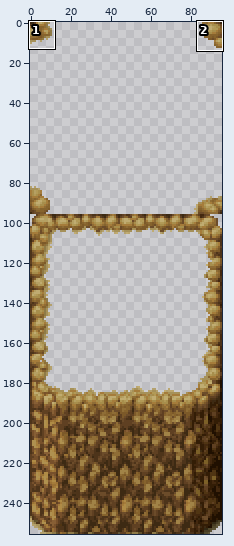
A sprite sheet gets an edit: Mohanjo daro/Assets/Art/Enviroment/Desert/Cliff.png. Above, an overview of the earlier version with the close-up marked.
Close-up. As it was:
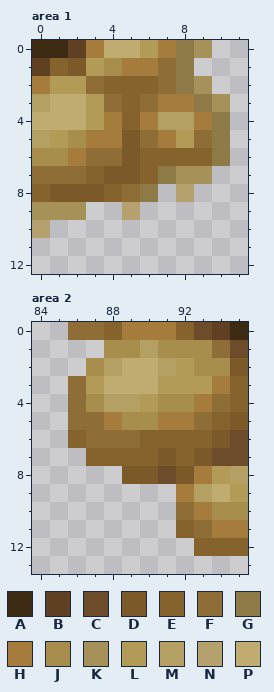
The file is 96x256 pixels. Colours within 5 levels of each other are drawn and written as one. Shown: area 1: x 0..11, y 0..12; area 2: x 84..95, y 0..13. The commit also changed other parts of the picture, which this record leaves out.
Palette (. is transparent): A #3d2a13  B #5f4022  C #6c4c2a  D #7c5929  E #86632d  F #8f6d36  G #8e7a47  H #a57c3b  J #a78e4c  K #a69159  L #b29a57  M #b5a063  N #b4a16d  P #c0ac71
Pixels before, area 1, first column x 0:
 0 AABHPPLHGK.
 1 BEDLJHHFG..
 2 HLLFEEEFGK.
 3 MPPLFEFHHGK
 4 PPPLHEHMMHG
 5 MLJHHDFHLFG
 6 JJHFFDEEEEG
 7 FFFEDDEGKK.
 8 EDDDEFG.N..
 9 KKK..N.....
10 N..........
Pixels before, area 2, first column x 86:
 0 FFEHHHECBA
 1 ..JJMJJJFC
 2 .JMPPMLJJD
 3 FLPPPLLLHE
 4 FJMMLJJHFE
 5 FFHJJHHFED
 6 EFFFEEEEDC
 7 .EEEEDEDCC
 8 ...DDCDHLM
 9 ......HMPL
10 ......FHJJ
11 ......EFHH
12 .......EEE
After the commit:
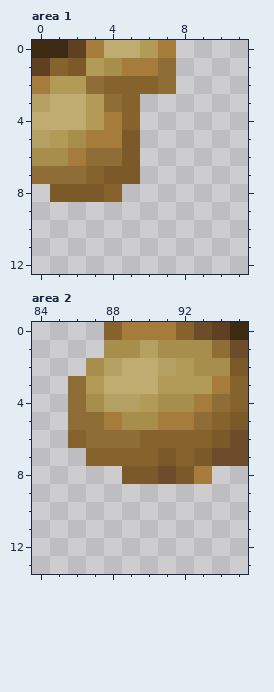
Edits made:
Area 1:
The author cleared colour E in row 6 at x 6 to 9; in row 7 at x 6; in row 8 at x 0.
The author cleared colour F in row 3 at x 6; in row 5 at x 6 and 9; in row 8 at x 5.
The author cleared colour G in rows 0 to 2 at x 8; in row 3 at x 9; in rows 4 to 6 at x 10; in row 7 at x 7; in row 8 at x 6.
The author cleared colour H in row 3 at x 7 to 8; in row 4 at x 6 and 9; in row 5 at x 7.
The author cleared colour K in row 0 at x 9; in row 2 at x 9; in row 3 at x 10; in row 7 at x 8 to 9; in row 9 at x 0 to 2.
The author cleared colour L in row 5 at x 8.
The author cleared colour M in row 4 at x 7 to 8.
The author cleared colour N in row 8 at x 8; in row 9 at x 5; in row 10 at x 0.
Area 2:
The author cleared colour E in row 11 at x 92; in row 12 at x 93 to 95.
The author cleared colour F in row 0 at x 86 to 87; in row 10 at x 92; in row 11 at x 93.
The author cleared colour H in row 9 at x 92; in row 10 at x 93; in row 11 at x 94 to 95.
The author cleared colour J in row 10 at x 94 to 95.
The author cleared colour L in row 8 at x 94; in row 9 at x 95.
The author cleared colour M in row 8 at x 95; in row 9 at x 93.
The author cleared colour P in row 9 at x 94.
Where, in picture pixels (left, top, right, bottom), the same in both close-ups:
erased: (32, 40, 230, 238)
erased: (68, 322, 104, 340)
erased: (176, 466, 248, 556)
